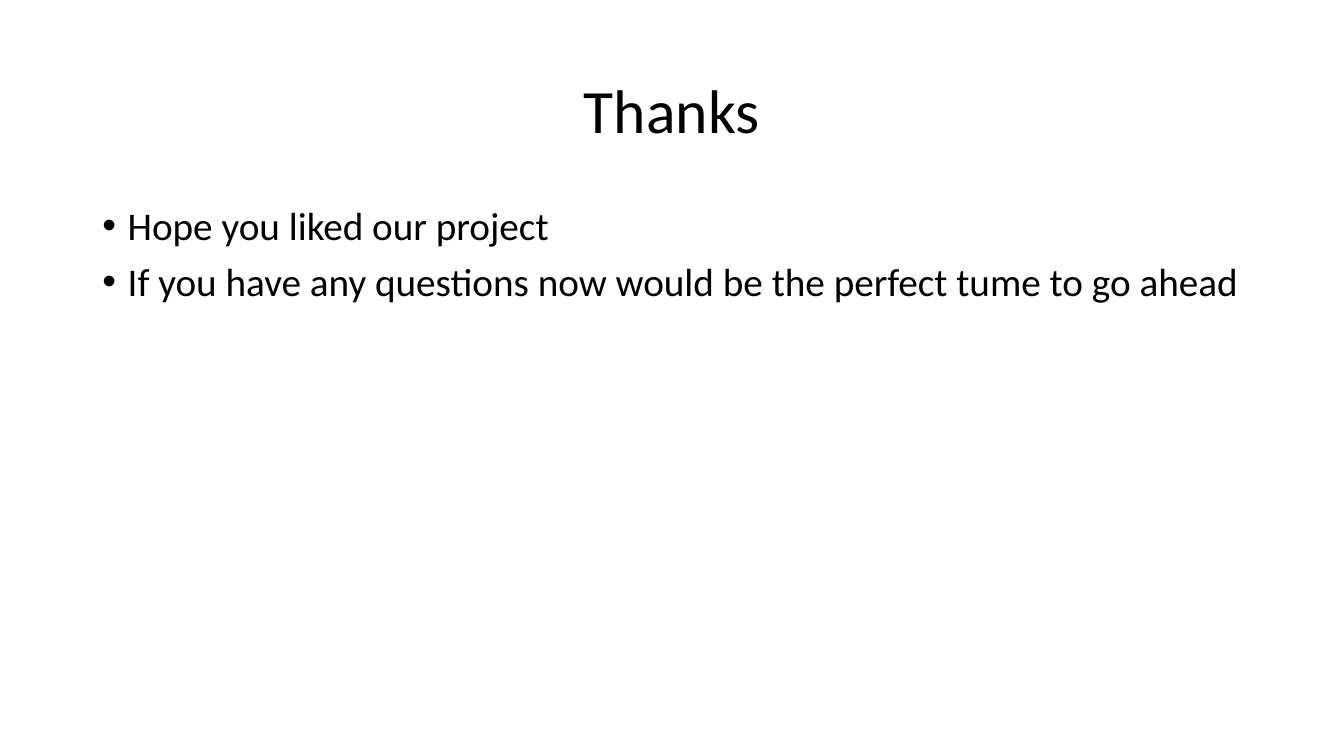
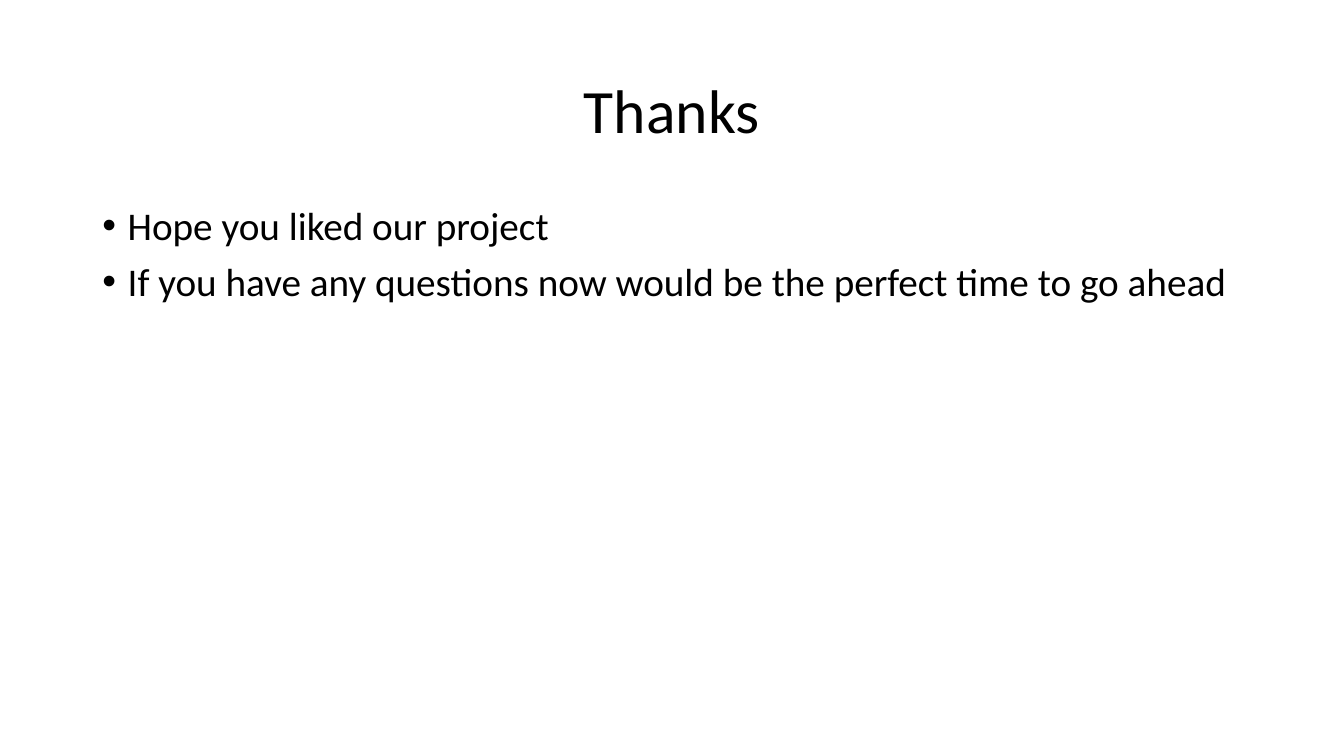
Before and after one commit to amaanmajeed/Smart-Home-Automation, a slide deck: slide 10 of Smart Electrical Appliance Control.pptx. Drawn at 1344x756 pixels with LibreOffice and Linux fonts; fonts in the diff are those of the drawing. Boxes give left, top, right and bottom in pixels: in the first picture for what was removed or moved away, otherwise in the second. Text is boxed around its words. In the diff, an @@ line names an element or a change of style, - is before the commit and + after.

Commit message:
Updated PPT

```diff
--- a/Smart Electrical Appliance Control.pptx
+++ b/Smart Electrical Appliance Control.pptx
@@ text at box(128, 268, 1226, 303): text changed @@
-• If you have any questions now would be the perfect tume to go ahead
+• If you have any questions now would be the perfect time to go ahead
```
